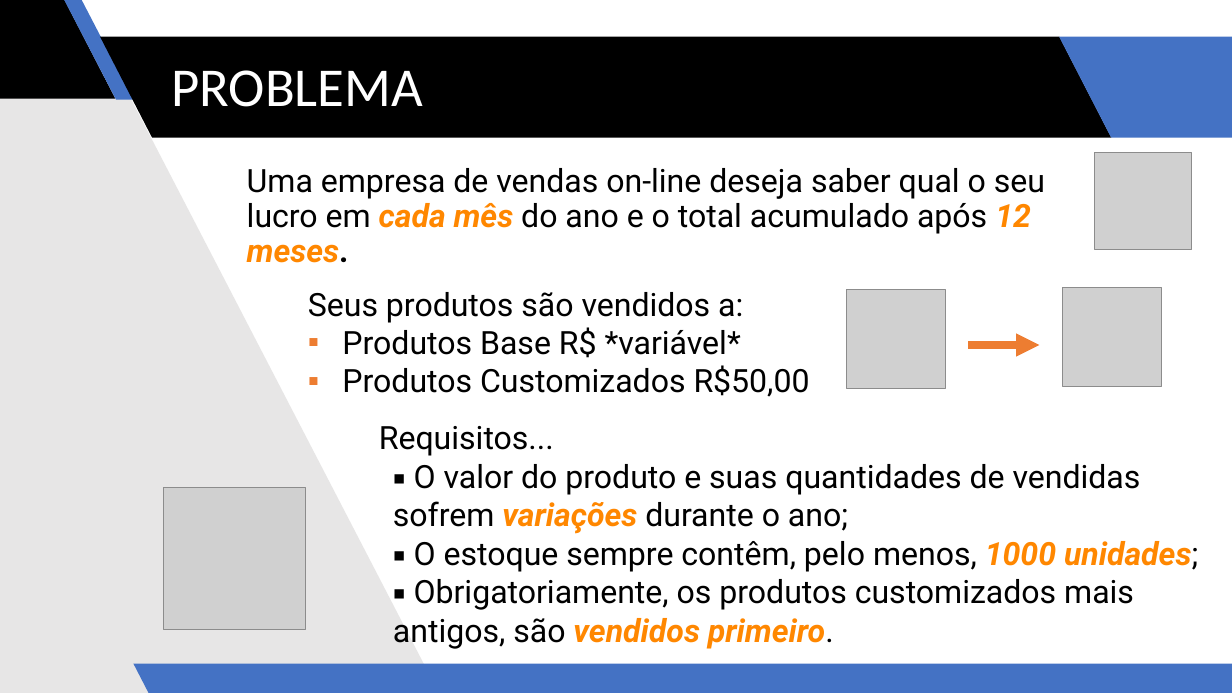
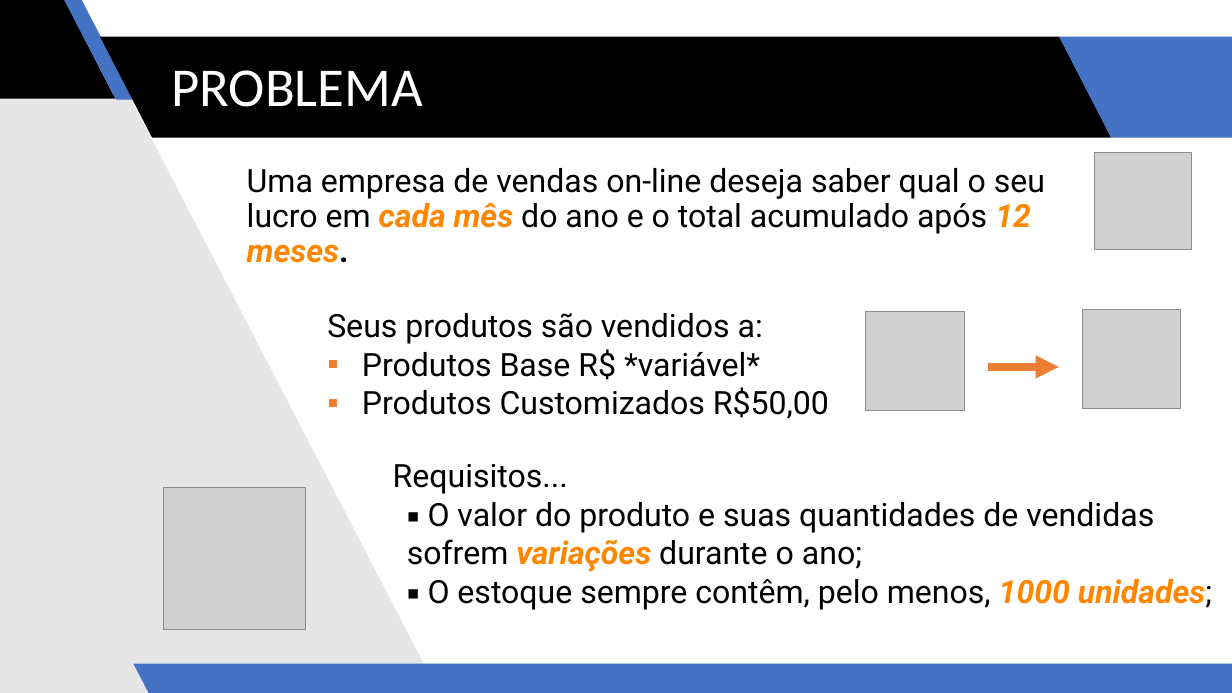
Before and after one commit to tech-warriors-corporation/profitco, a slide deck: slide 2 of presentation.pptx. Drawn at 1232x693 pixels with LibreOffice and Linux fonts; fonts in the diff are those of the drawing; grey boxes stand for pictures. Boxes give left, top, right and bottom in pixels: in the first picture for what was removed or moved away, otherwise in the second. Text is boxed around its words. In the diff, an @@ line names an element or a change of style, - is before the commit and + after.

Commit message:
feat: updated presentation

```diff
--- a/presentation.pptx
+++ b/presentation.pptx
@@ picture: place and size @@
-picture at (1063,287,1162,386)
+picture at (1082,310,1181,409)
@@ 1 picture, 1 text, 1 arrow: place and size @@
-1 picture, 1 text, 1 arrow at (308,289,1040,397)
+1 picture, 1 text, 1 arrow at (327,311,1059,419)
@@ text "Requisitos...": place and size @@
-text "Requisitos..." at (379,426,1198,649)
+text "Requisitos..." at (393,464,1212,610)
@@ text at (393,579,1134,649): paragraph removed @@
-▪ Obrigatoriamente, os produtos customizados mais antigos, são vendidos primeiro.
```
Also in this commit, not shown: 5 other slides changed.
